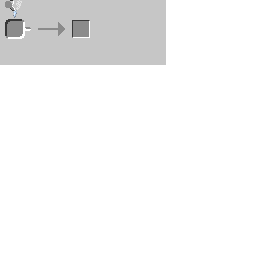
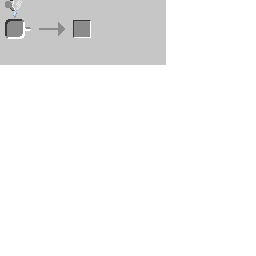
Layer changes from the first 256 × 256 image to the second:
painted on "Camada 1" over [left=72, top=20, right=91, bottom=38]
